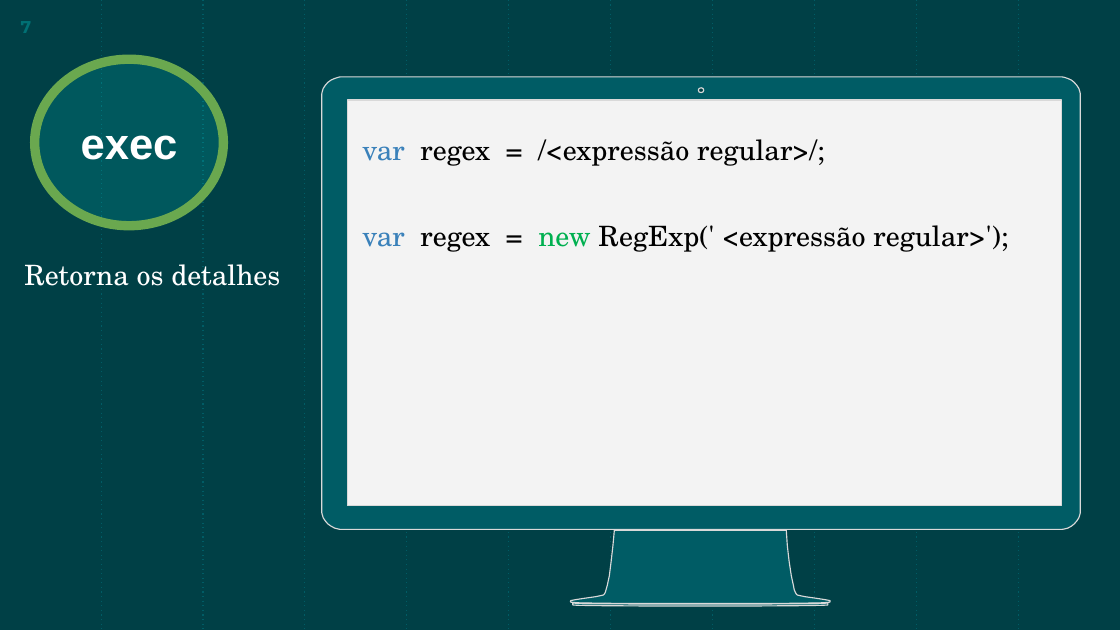
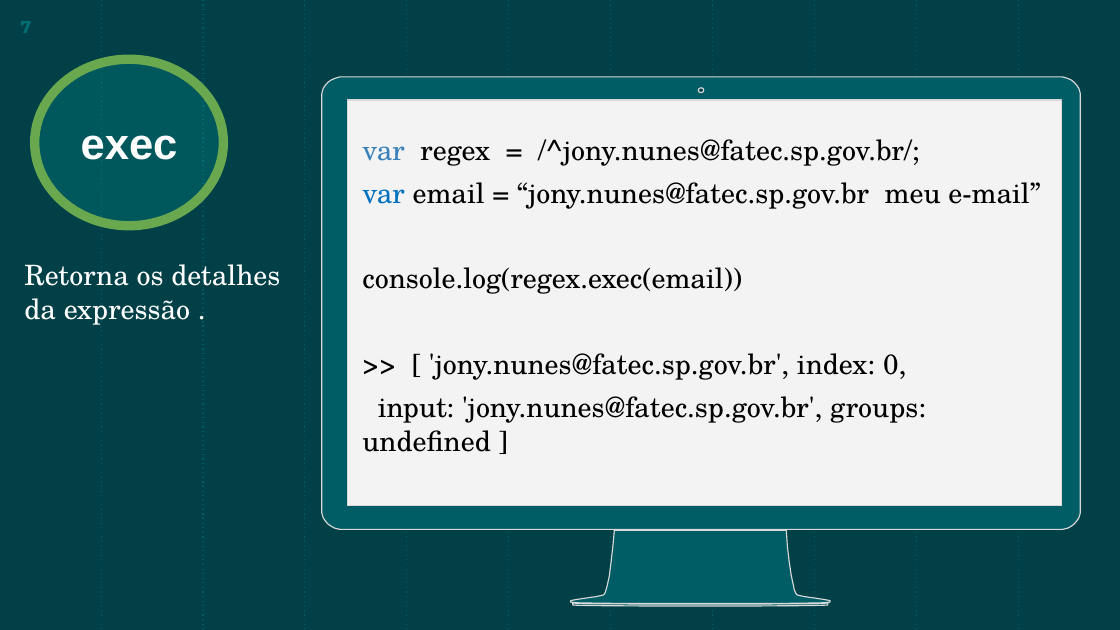
Before and after one commit to JonyAlan/regex, a slide deck: slide 7 of Regex.pptx. Drawn at 1120x630 pixels with LibreOffice and Linux fonts; fonts in the diff are those of the drawing. Boxes give left, top, right and bottom in pixels: in the first picture for what was removed or moved away, otherwise in the second. Text is boxed around its words. In the diff, an @@ line names an element or a change of style, - is before the commit and + after.

```diff
--- a/Regex.pptx
+++ b/Regex.pptx
@@ text at bbox=[362, 139, 1040, 452]: text changed @@
-var regex = /<expressão regular>/;
-var regex = new RegExp(' <expressão regular>');
+var regex = /^jony.nunes@fatec.sp.gov.br/;
+var email = “jony.nunes@fatec.sp.gov.br meu e-mail”
+console.log(regex.exec(email))
+>> [ 'jony.nunes@fatec.sp.gov.br', index: 0,
+input: 'jony.nunes@fatec.sp.gov.br', groups: undefined ]
@@ subtitle at bbox=[24, 264, 280, 325]: text changed @@
-Retorna os detalhes
+Retorna os detalhes da expressão .
```
Also in this commit, not shown: 8 other slides changed, 9 slides added, 14 slides removed.
